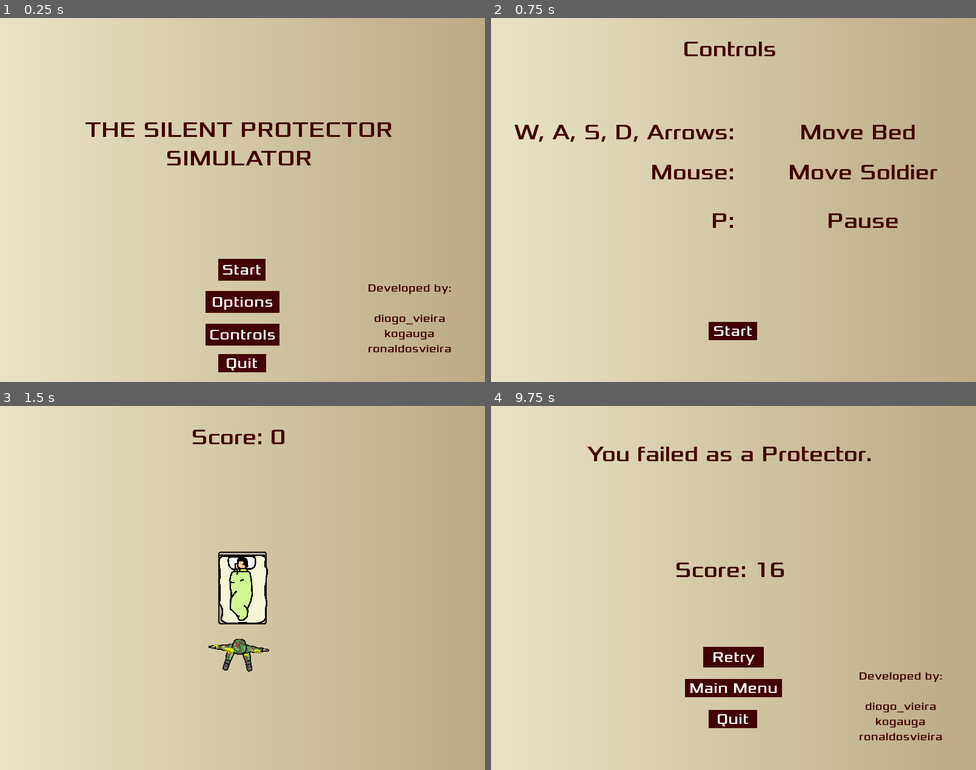
Above: before the commit, frames 1-4 (two rows, left to right).
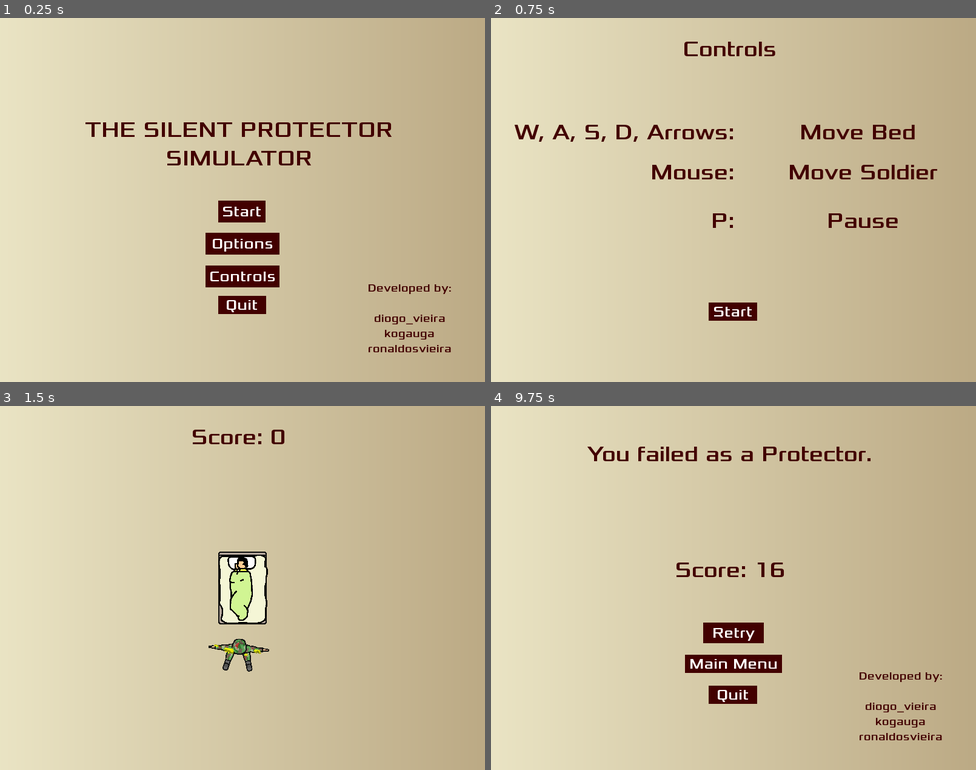
Above: after the commit, the same moments.

Repository: honoriocassiano/the-silent-protector-simulator
Game: Godot game, scene res://Main.tscn
Same seed, same stepped clock (60 frames per second), same inputs: the game is played once before the commit and once after it.
Inputs (mouse positions are in pixels of both pictures, inside the frame that each line leads up to):
- Up to frame 1 (0.25 s): no input
- Up to frame 2 (0.75 s): click "Start" at 0.5 s
- Up to frame 3 (1.5 s): click "Start" at 1.25 s
- Up to frame 4 (9.75 s): move the mouse to (840, 569) at 2.02 s; hold Right (move_right) 2.03-2.78 s; move the mouse to (636, 606) at 2.77 s; hold Down (move_down) 2.78-3.53 s; move the mouse to (782, 507) at 3.52 s; hold Right (move_right) 3.53-4.28 s; move the mouse to (709, 660) at 4.27 s; hold Up (move_up) 4.28-5.03 s; move the mouse to (879, 642) at 5.02 s; hold Left (move_left) 5.03-6.53 s; move the mouse to (588, 533) at 5.77 s; move the mouse to (757, 588) at 6.52 s; hold Down (move_down) 6.53-7.28 s; move the mouse to (660, 497) at 7.27 s; hold Right (move_right) 7.28-8.03 s; move the mouse to (840, 569) at 8.02 s; hold Up (move_up) 8.03-8.78 s; move the mouse to (636, 606) at 8.77 s; hold Right (move_right) 8.78-9.53 s; move the mouse to (782, 507) at 9.52 s; hold Down (move_down) from 9.53 s (still down)

The runs differ from the first frame. In frame 1, 4.4% of the frame differs, in the area x 42-58%, y 50-98%; in frame 2, 1.0%; in frame 3, nothing differs; in frame 4, 3.2%.

Commit message:
Shift up HUD buttons

Diff:
--- a/HUD.tscn
+++ b/HUD.tscn
@@ -102,9 +102,9 @@
 
 [node name="StartGameButton" type="Button" parent="StartScreen"]
 margin_left = 360.0
-margin_top = 396.85
+margin_top = 300.85
 margin_right = 438.0
-margin_bottom = 432.85
+margin_bottom = 336.85
 rect_pivot_offset = Vector2( 40, 18 )
 custom_styles/hover = SubResource( 3 )
 custom_styles/pressed = SubResource( 4 )
@@ -120,9 +120,9 @@
 
 [node name="GameOptionsButton" type="Button" parent="StartScreen"]
 margin_left = 339.0
-margin_top = 449.63
+margin_top = 353.63
 margin_right = 461.0
-margin_bottom = 485.63
+margin_bottom = 389.63
 rect_pivot_offset = Vector2( 51, 18 )
 custom_styles/hover = SubResource( 3 )
 custom_styles/pressed = SubResource( 4 )
@@ -136,9 +136,9 @@
 
 [node name="GameControlsButton" type="Button" parent="StartScreen"]
 margin_left = 339.0
-margin_top = 503.63
+margin_top = 407.63
 margin_right = 461.0
-margin_bottom = 539.63
+margin_bottom = 443.63
 rect_pivot_offset = Vector2( 51, 18 )
 custom_styles/hover = SubResource( 3 )
 custom_styles/pressed = SubResource( 4 )
@@ -152,9 +152,9 @@
 
 [node name="QuitGameButton" type="Button" parent="StartScreen"]
 margin_left = 360.0
-margin_top = 554.0
+margin_top = 458.0
 margin_right = 438.72
-margin_bottom = 584.0
+margin_bottom = 488.0
 rect_pivot_offset = Vector2( 40, 18 )
 custom_styles/hover = SubResource( 3 )
 custom_styles/pressed = SubResource( 4 )
@@ -384,9 +384,9 @@
 
 [node name="FinishTutorialButton" type="Button" parent="TutorialScreen"]
 margin_left = 358.72
-margin_top = 501.0
+margin_top = 469.0
 margin_right = 438.72
-margin_bottom = 531.0
+margin_bottom = 499.0
 rect_pivot_offset = Vector2( 40, 18 )
 custom_styles/hover = SubResource( 3 )
 custom_styles/pressed = SubResource( 4 )
@@ -402,9 +402,9 @@
 
 [node name="MainMenuButton" type="Button" parent="TutorialScreen"]
 margin_left = 358.0
-margin_top = 501.0
+margin_top = 421.0
 margin_right = 441.0
-margin_bottom = 531.0
+margin_bottom = 451.0
 rect_pivot_offset = Vector2( 80, 17 )
 custom_styles/hover = SubResource( 9 )
 custom_styles/pressed = SubResource( 10 )
@@ -492,9 +492,9 @@
 [node name="RestartGameButton" type="Button" parent="EndScreen"]
 anchor_right = 60.0
 margin_left = 350.0
-margin_top = 397.0
+margin_top = 357.0
 margin_right = 450.0
-margin_bottom = 431.0
+margin_bottom = 391.0
 rect_pivot_offset = Vector2( 50, 17 )
 custom_styles/hover = SubResource( 9 )
 custom_styles/pressed = SubResource( 10 )
@@ -510,9 +510,9 @@
 
 [node name="MainMenuButton" type="Button" parent="EndScreen"]
 margin_left = 320.0
-margin_top = 450.0
+margin_top = 410.0
 margin_right = 480.0
-margin_bottom = 480.0
+margin_bottom = 440.0
 rect_pivot_offset = Vector2( 80, 17 )
 custom_styles/hover = SubResource( 9 )
 custom_styles/pressed = SubResource( 10 )
@@ -527,9 +527,9 @@
 
 [node name="QuitGameButton" type="Button" parent="EndScreen"]
 margin_left = 358.72
-margin_top = 501.0
+margin_top = 461.0
 margin_right = 438.72
-margin_bottom = 482.0
+margin_bottom = 491.0
 rect_pivot_offset = Vector2( 40, 18 )
 custom_styles/hover = SubResource( 3 )
 custom_styles/pressed = SubResource( 4 )
